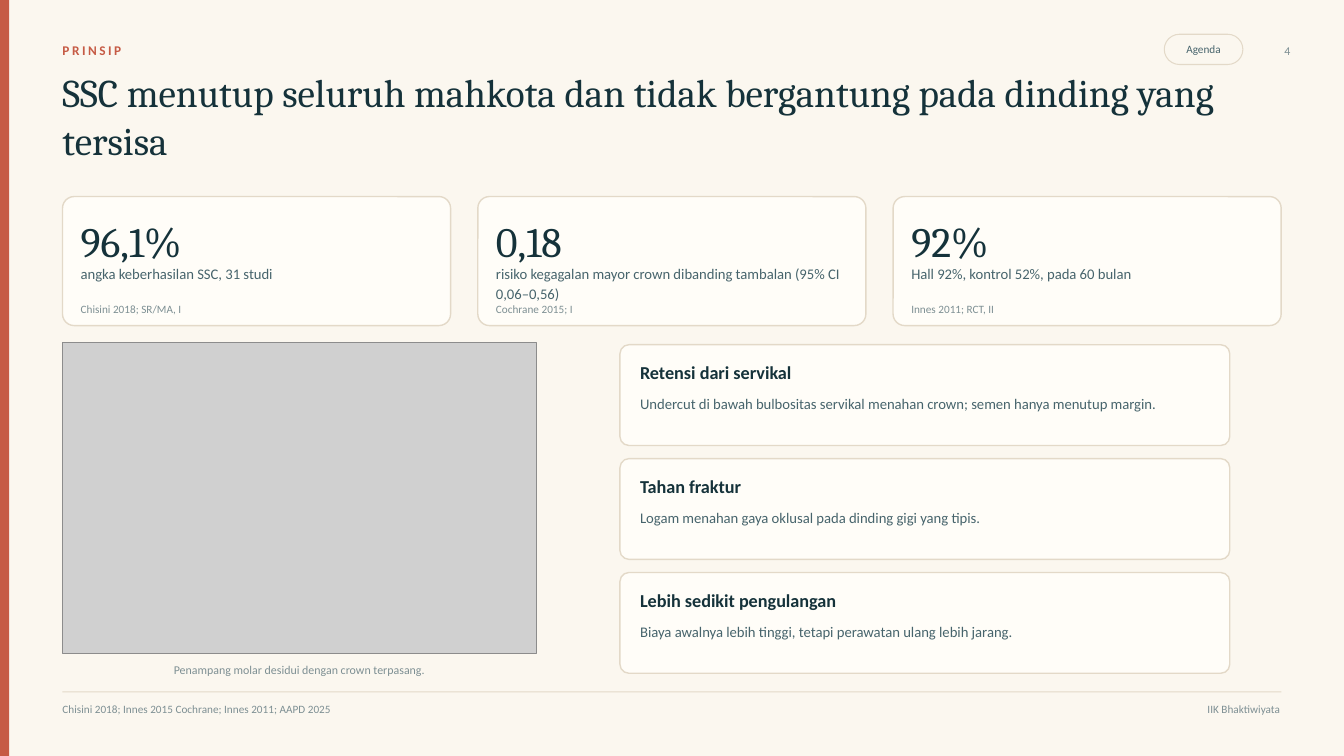
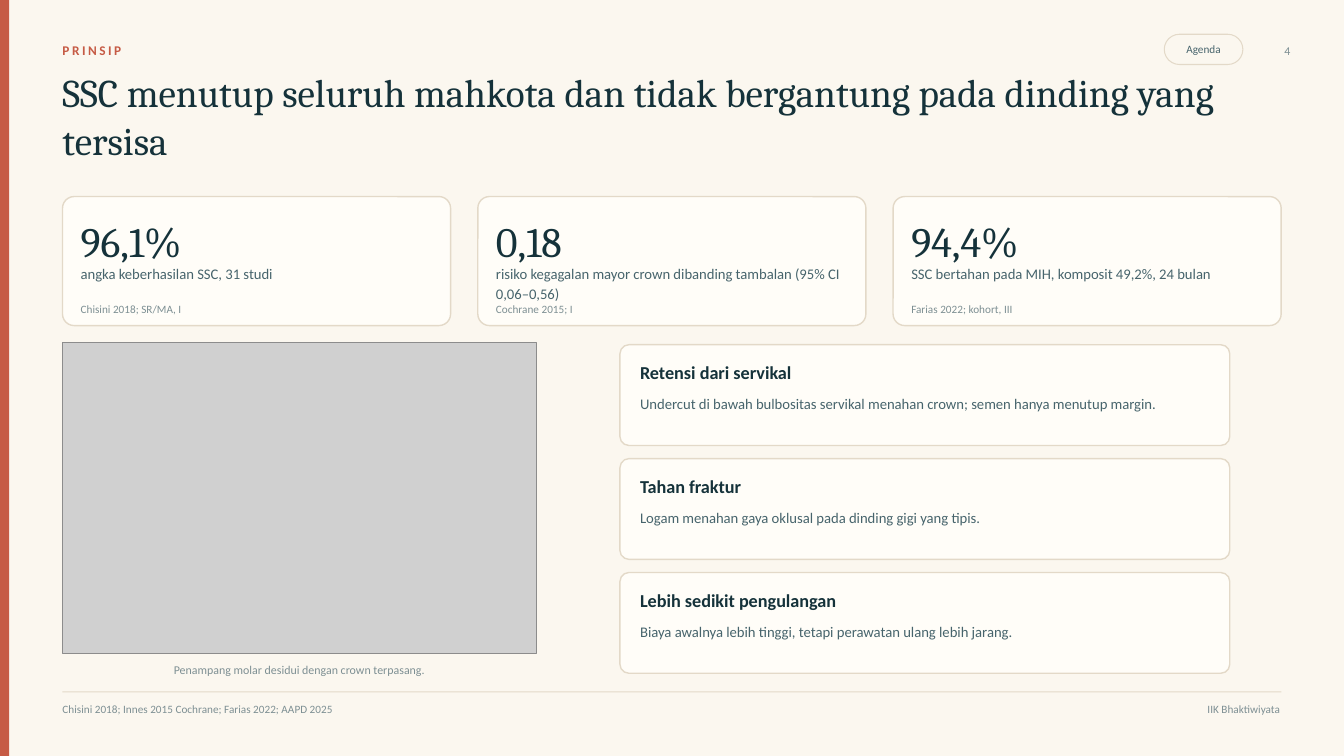
Before and after one commit to maskchanel14-source/agents, a slide deck: slide 4 of deliverables/ssc-pedodonsia/ssc-pedodonsia.pptx. Drawn at 1344x756 pixels with LibreOffice and Linux fonts; fonts in the diff are those of the drawing; grey boxes stand for pictures. Boxes give left, top, right and bottom in pixels: in the first picture for what was removed or moved away, otherwise in the second. Text is boxed around its words. In the diff, an @@ line names an element or a change of style, - is before the commit and + after.

Commit message:
Fokus ke SSC: hapus bagian Hall dan slide perbandingan, deck jadi 16 slide, alur keputusan, bukti, kasus, kuis, dan lampiran disesuaikan

```diff
--- a/deliverables/ssc-pedodonsia/ssc-pedodonsia.pptx
+++ b/deliverables/ssc-pedodonsia/ssc-pedodonsia.pptx
@@ text at (911, 227, 1018, 263): text changed @@
-92%
+94,4%
@@ text at (911, 269, 1210, 282): text changed @@
-Hall 92%, kontrol 52%, pada 60 bulan
+SSC bertahan pada MIH, komposit 49,2%, 24 bulan
@@ text at (911, 305, 1012, 314): text changed @@
-Innes 2011; RCT, II
+Farias 2022; kohort, III
@@ text at (62, 705, 333, 714): text changed @@
-Chisini 2018; Innes 2015 Cochrane; Innes 2011; AAPD 2025
+Chisini 2018; Innes 2015 Cochrane; Farias 2022; AAPD 2025
```
Also in this commit, not shown: 12 other slides changed, 1 slide added, 3 slides removed, 6 other files.
